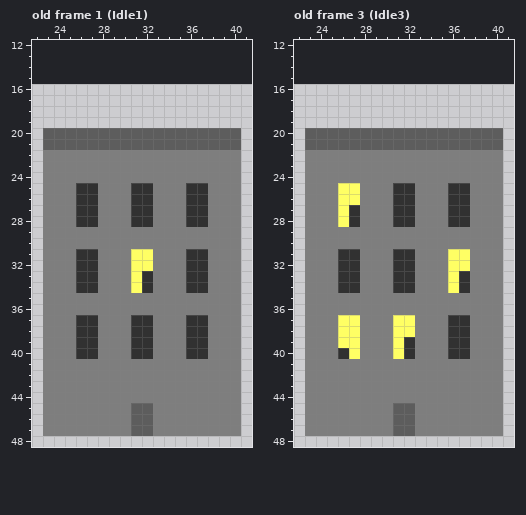
Pixel-art file: Abduction101/SourceAssets/Building.aseprite. This is how it looked before the edit.
64x64 pixels, 3 frames. Shown: old frame 1 (Idle1): x 22..41, y 12..48; old frame 3 (Idle3): x 22..41, y 12..48. The old version is drawn lined up with the new one, on the new canvas. The commit also changed other frames, which this record leaves out.
The same view after the edit:
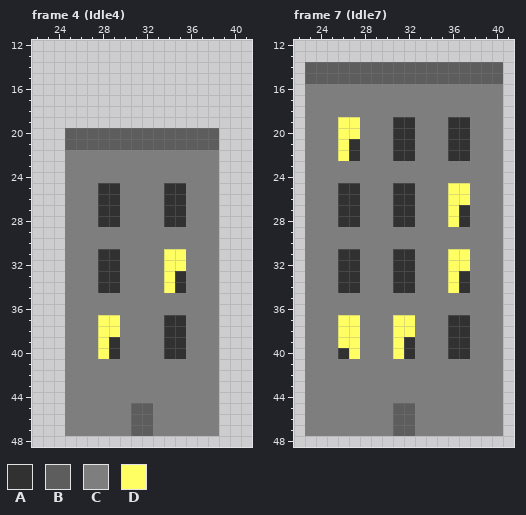
Palette (. is transparent): A #313131  B #5d5d5d  C #7e7e7e  D #ffff64
A new or re-ordered frame is compared with the old frame closest to it.
Change:
canvas 64x64 -> 64x96, the old top-left corner now at 0,16
frames 3 -> 7
Frame 4 (Idle4) is new; against old frame 1 (Idle1):
The edit turns colour C into colour A in rows 25 to 28 at x 28 to 29 and 34 to 35; in rows 31 to 32 at x 28 to 29; in rows 33 to 34 at x 28 to 29 and 35; in rows 37 to 38 at x 34 to 35; in rows 39 to 40 at x 29 and 34 to 35.
The edit turns colour A into colour C in rows 25 to 28 at x 26 to 27, 31 to 32 and 36 to 37; in rows 31 to 32 at x 26 to 27 and 36 to 37; in rows 33 to 34 at x 26 to 27, 32 and 36 to 37; in rows 37 to 40 at x 26 to 27, 31 to 32 and 36 to 37.
The edit turns colour D into colour C in rows 31 to 32 at x 31 to 32; in rows 33 to 34 at x 31.
The edit turns colour C into colour D in rows 31 to 32 at x 34 to 35; in rows 33 to 34 at x 34; in rows 37 to 38 at x 28 to 29; in rows 39 to 40 at x 28.
The edit erases colour B in rows 20 to 21 at x 23 to 24 and 39 to 40.
The edit erases colour C in rows 22 to 47 at x 23 to 24 and 39 to 40.
Frame 7 (Idle7) is new; against old frame 3 (Idle3):
There is now colour A in row 19 at x 31 to 32 and 36 to 37.
The edit turns colour B into colour A in row 20 at x 31 to 32 and 36 to 37; in row 21 at x 27, 31 to 32 and 36 to 37.
The edit turns colour C into colour A in row 22 at x 27, 31 to 32 and 36 to 37.
The edit turns colour D into colour A in rows 25 to 26 at x 26 to 27; in rows 27 to 28 at x 26.
There is now colour B in rows 14 to 15 at x 23 to 40.
There is now colour C in rows 16 to 18 at x 23 to 40; in row 19 at x 23 to 25, 28 to 30, 33 to 35 and 38 to 40.
The edit turns colour B into colour C in rows 20 to 21 at x 23 to 25, 28 to 30, 33 to 35 and 38 to 40.
There is now colour D in row 19 at x 26 to 27.
The edit turns colour A into colour D in rows 25 to 26 at x 36 to 37; in rows 27 to 28 at x 36.
The edit turns colour B into colour D in row 20 at x 26 to 27; in row 21 at x 26.
The edit turns colour C into colour D in row 22 at x 26.
